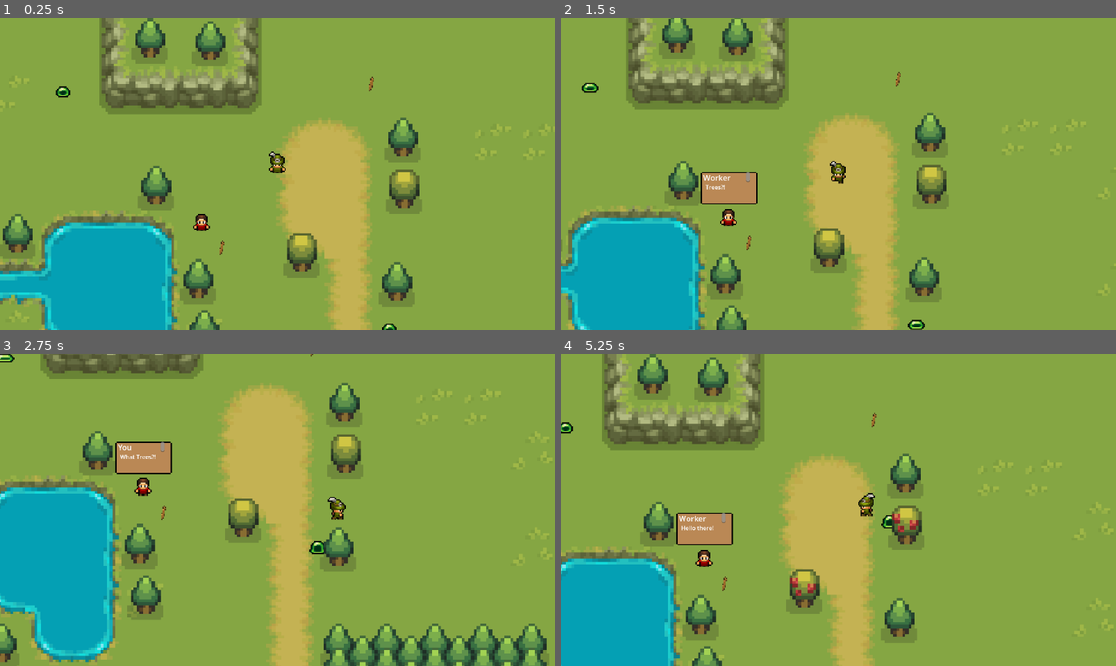
Above: before the commit, frames 1-4 (two rows, left to right).
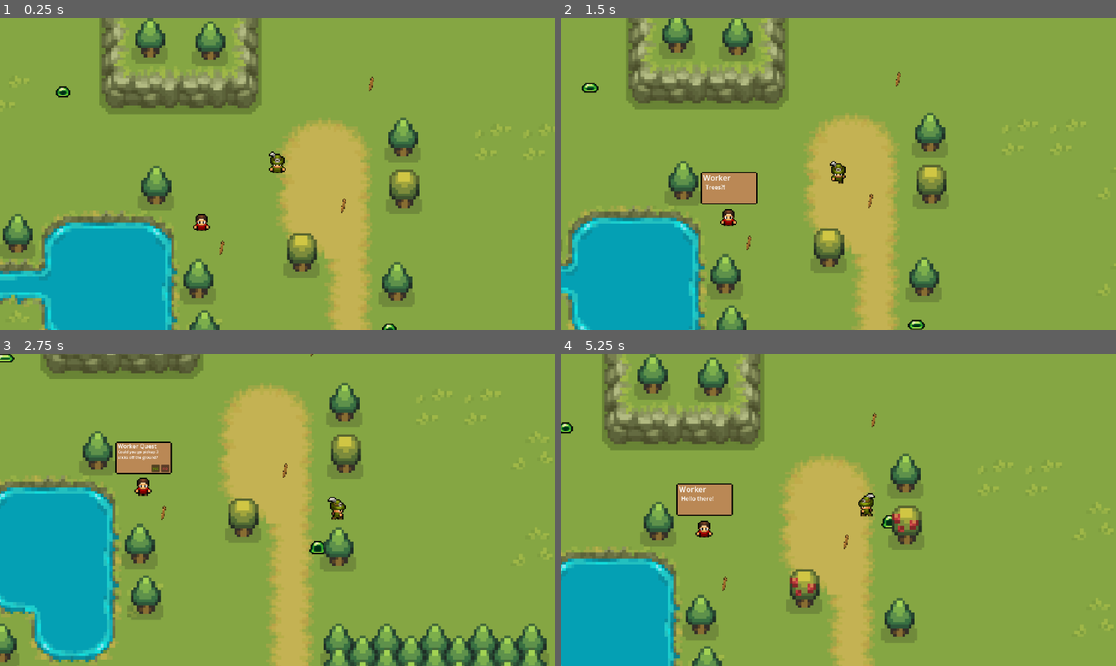
Above: after the commit, the same moments.

Repository: nezinauuu/wildlands
Game: Godot game, scene res://scene/world.tscn
The game is run twice, just before and just after one commit, with the same random seed, the same clock (stepped at 60 frames per second) and the same inputs. The project has no main scene, so this scene is started directly. The engine's default icon, where the game draws it, is replaced by a stand-in: a white triangle on a blue panel in a dark square.
Inputs (mouse positions are in pixels of both pictures, inside the frame that each line leads up to):
- Up to frame 1 (0.25 s): no input
- Up to frame 2 (1.5 s): tap Enter (ui_accept) at 0.5, 0.77, 1.25 s; move the mouse to (960, 158) at 0.52 s; hold D (right) 0.53-1.28 s; tap C (chat) at 0.6 s; tap E (e) at 0.8, 1.35 s; move the mouse to (727, 189) at 1.27 s; hold S (down) from 1.28 s (still down)
- Up to frame 3 (2.75 s): tap Enter (ui_accept) at 1.52 s; tap I (i) at 1.55, 2.1 s; move the mouse to (333, 441) at 2.02 s; release S (down) at 2.03 s; hold D (right) from 2.03 s (still down); tap Q (quest, bound only after the commit) at 2.3 s
- Up to frame 4 (5.25 s): release D (right) at 2.75 s; click (716, 469) at 2.75 s, where only the run after the commit has a clickable "yes"; move the mouse to (810, 572) at 3.52 s; hold W (up) 3.53-4.25 s; tap Q (quest, bound only after the commit) at 3.6 s; tap Enter (ui_accept) at 3.77 s; tap C (chat) at 3.8, 5.1 s; click (727, 538) at 4.25 s, where only the run after the commit has a clickable "no"; move the mouse to (1005, 556) at 5.02 s; hold A (left) from 5.03 s (still down)

The runs differ from the first frame. In frame 1, less than 0.1% of the frame differs, in the area x 61-63%, y 57-63%; in frame 2, less than 0.1%; in frame 3, 0.3%; in frame 4, 2.2%, in the area x 20-52%, y 41-69%.

Commit message:
11
Quests

Diff:
--- a/wildlands2/dialogue.tscn
+++ b/wildlands2/dialogue.tscn
@@ -26,7 +26,7 @@
 layout_mode = 0
 offset_left = 2.0
 offset_right = 99.0
-offset_bottom = 21.0
+offset_bottom = 25.0
 scale = Vector2(0.4, 0.4)
 text = "Name"
 
--- a/wildlands2/project.godot
+++ b/wildlands2/project.godot
@@ -60,6 +60,11 @@
 "events": [Object(InputEventKey,"resource_local_to_scene":false,"resource_name":"","device":-1,"window_id":0,"alt_press …(191 unchanged characters)…
 ]
 }
+quest={
+"deadzone": 0.5,
+"events": [Object(InputEventKey,"resource_local_to_scene":false,"resource_name":"","device":-1,"window_id":0,"alt_pressed":false,"shift_pressed":false,"ctrl_pressed":false,"meta_pressed":false,"pressed":false,"keycode":0,"physical_keycode":81,"key_label":0,"unicode":113,"location":0,"echo":false,"script":null)
+]
+}
 
 [rendering]
 
--- a/wildlands2/scene/npc.tscn
+++ b/wildlands2/scene/npc.tscn
@@ -1,8 +1,9 @@
-[gd_scene load_steps=25 format=3 uid="uid://bni28e3xb204y"]
+[gd_scene load_steps=26 format=3 uid="uid://bni28e3xb204y"]
 
 [ext_resource type="Texture2D" uid="uid://bvlksny08gctt" path="res://art/environment/Human-Worker-Red.png" id="1_55ckx"]
 [ext_resource type="Script" path="res://script/npc.gd" id="1_xqyyk"]
 [ext_resource type="PackedScene" uid="uid://c82qrq85q7j0t" path="res://dialogue.tscn" id="3_ejeeo"]
+[ext_resource type="PackedScene" uid="uid://lavsn0ig2ood" path="res://scene/npc_quest.tscn" id="4_ut2lw"]
 
 [sub_resource type="AtlasTexture" id="AtlasTexture_0noeb"]
 atlas = ExtResource("1_55ckx")
@@ -186,7 +187,10 @@
 
 [node name="Dialogue" parent="." instance=ExtResource("3_ejeeo")]
 
+[node name="npc_quest" parent="." instance=ExtResource("4_ut2lw")]
+
 [connection signal="body_entered" from="chat_detection_area" to="." method="_on_chat_detection_area_body_entered"]
 [connection signal="body_exited" from="chat_detection_area" to="." method="_on_chat_detection_area_body_exited"]
 [connection signal="timeout" from="Timer" to="." method="_on_timer_timeout"]
 [connection signal="dialogue_finished" from="Dialogue" to="." method="_on_dialogue_dialogue_finished"]
+[connection signal="quest_menu_closed" from="npc_quest" to="." method="_on_npc_quest_quest_menu_closed"]
--- /dev/null
+++ b/wildlands2/scene/npc_quest.tscn
@@ -0,0 +1,124 @@
+[gd_scene load_steps=3 format=3 uid="uid://lavsn0ig2ood"]
+
+[ext_resource type="Script" path="res://script/npc_quest.gd" id="1_oirng"]
+[ext_resource type="Texture2D" uid="uid://dgkrgy2jy1ul" path="res://art/inventory_art/inventory-slot.png" id="1_wdygp"]
+
+[node name="npc_quest" type="Control"]
+layout_mode = 3
+anchors_preset = 0
+offset_right = 40.0
+offset_bottom = 40.0
+script = ExtResource("1_oirng")
+
+[node name="quest1_ui" type="NinePatchRect" parent="."]
+visible = false
+layout_mode = 0
+offset_left = -23.0
+offset_top = -38.0
+offset_right = 24.0
+offset_bottom = -11.0
+texture = ExtResource("1_wdygp")
+patch_margin_left = 3
+patch_margin_top = 3
+patch_margin_right = 3
+patch_margin_bottom = 3
+
+[node name="Name" type="RichTextLabel" parent="quest1_ui"]
+layout_mode = 0
+offset_left = 2.0
+offset_right = 112.0
+offset_bottom = 25.0
+scale = Vector2(0.3, 0.3)
+text = "Worker Quest"
+
+[node name="Text" type="RichTextLabel" parent="quest1_ui"]
+layout_mode = 0
+offset_left = 2.0
+offset_top = 6.0
+offset_right = 217.0
+offset_bottom = 101.0
+scale = Vector2(0.2, 0.2)
+text = "Could you go pickup 3 sticks off the ground?"
+
+[node name="yesButton1" type="Button" parent="quest1_ui"]
+modulate = Color(0.46063, 0.67982, 5.77569e-07, 1)
+layout_mode = 0
+offset_left = 30.0
+offset_top = 19.0
+offset_right = 64.0
+offset_bottom = 50.0
+scale = Vector2(0.2, 0.2)
+text = "yes"
+
+[node name="noButton1" type="Button" parent="quest1_ui"]
+modulate = Color(1, 0.338827, 0.331081, 1)
+layout_mode = 0
+offset_left = 38.0
+offset_top = 19.0
+offset_right = 72.0
+offset_bottom = 50.0
+scale = Vector2(0.2, 0.2)
+text = "no"
+
+[node name="no_quest" type="NinePatchRect" parent="."]
+visible = false
+layout_mode = 0
+offset_left = -23.0
+offset_top = -38.0
+offset_right = 24.0
+offset_bottom = -11.0
+texture = ExtResource("1_wdygp")
+patch_margin_left = 3
+patch_margin_top = 3
+patch_margin_right = 3
+patch_margin_bottom = 3
+
+[node name="Name" type="RichTextLabel" parent="no_quest"]
+layout_mode = 0
+offset_left = 2.0
+offset_right = 112.0
+offset_bottom = 25.0
+scale = Vector2(0.3, 0.3)
+text = "Worker Quest"
+
+[node name="Text" type="RichTextLabel" parent="no_quest"]
+layout_mode = 0
+offset_left = 2.0
+offset_top = 6.0
+offset_right = 217.0
+offset_bottom = 101.0
+scale = Vector2(0.2, 0.2)
+text = "No current quest, please come back later!"
+
+[node name="finished_quest" type="NinePatchRect" parent="."]
+visible = false
+layout_mode = 0
+offset_left = -23.0
+offset_top = -38.0
+offset_right = 24.0
+offset_bottom = -11.0
+texture = ExtResource("1_wdygp")
+patch_margin_left = 3
+patch_margin_top = 3
+patch_margin_right = 3
+patch_margin_bottom = 3
+
+[node name="Name" type="RichTextLabel" parent="finished_quest"]
+layout_mode = 0
+offset_left = 2.0
+offset_right = 112.0
+offset_bottom = 25.0
+scale = Vector2(0.3, 0.3)
+text = "Worker Quest"
+
+[node name="Text" type="RichTextLabel" parent="finished_quest"]
+layout_mode = 0
+offset_left = 2.0
+offset_top = 6.0
+offset_right = 217.0
+offset_bottom = 101.0
+scale = Vector2(0.2, 0.2)
+text = "Goodjob! Thankyou!!"
+
+[connection signal="pressed" from="quest1_ui/yesButton1" to="." method="_on_yes_button_1_pressed"]
+[connection signal="pressed" from="quest1_ui/noButton1" to="." method="_on_no_button_1_pressed"]
--- a/wildlands2/scene/world.tscn
+++ b/wildlands2/scene/world.tscn
@@ -332,3 +332,8 @@
 
 [node name="npc" parent="." instance=ExtResource("10_04e1m")]
 position = Vector2(-62, 50)
+
+[node name="stick_collectable3" parent="." instance=ExtResource("7_dnwdb")]
+position = Vector2(56, 36)
+
+[connection signal="stick_collected" from="player" to="npc" method="_on_player_stick_collected"]
--- a/wildlands2/script/npc.gd
+++ b/wildlands2/script/npc.gd
@@ -50,6 +50,12 @@
 		is_roaming = false
 		is_chatting = true
 		$AnimatedSprite2D.play("idle")
+	if Input.is_action_just_pressed("quest"):
+		print("quest has started")
+		$npc_quest.next_quest();
+		is_roaming = false
+		is_chatting = true
+		$AnimatedSprite2D.play("idle")
 
 func choose(array):
 	array.shuffle()
@@ -81,3 +87,12 @@
 func _on_dialogue_dialogue_finished() -> void:
 	is_chatting = false
 	is_roaming = true
+
+
+func _on_npc_quest_quest_menu_closed() -> void:
+	is_chatting = false
+	is_roaming = true
+
+
+func _on_player_stick_collected() -> void:
+	$npc_quest.stick_collected()
--- /dev/null
+++ b/wildlands2/script/npc_quest.gd
@@ -0,0 +1,51 @@
+extends Control
+
+signal quest_menu_closed
+
+var quest1_active = false
+var quest1_completed = false
+var stick = 0
+
+func _process(delta: float) -> void:
+	if quest1_active:
+		if stick == 3:
+			print("quest 1 completed!")
+			quest1_active = false
+			quest1_completed = true
+			play_finish_quest_anim()
+	#if quest2_active:
+
+func quest1_chat():
+	$quest1_ui.visible = true
+
+func next_quest():
+	if !quest1_completed:
+		quest1_chat()
+	#elif !quest2:
+	else:
+		$no_quest.visible = true
+		await get_tree().create_timer(3).timeout
+		$no_quest.visible = false
+
+
+func _on_yes_button_1_pressed() -> void:
+	$quest1_ui.visible = false
+	quest1_active = true
+	stick = 0
+	emit_signal("quest_menu_closed")
+
+
+func _on_no_button_1_pressed() -> void:
+	$quest1_ui.visible = false
+	quest1_active = false
+	emit_signal("quest_menu_closed")
+
+func stick_collected():
+	stick += 1
+	print("stick for quest")
+
+
+func play_finish_quest_anim():
+	$finished_quest.visible = true
+	await get_tree().create_timer(3).timeout
+	$finished_quest.visible = false
--- a/wildlands2/script/player.gd
+++ b/wildlands2/script/player.gd
@@ -1,4 +1,8 @@
 extends CharacterBody2D
+
+signal stick_collected
+signal apple_collected
+signal slime_collected
 
 var speed = 100
 
@@ -99,3 +103,10 @@
 
 func collect(item):
 	inv.insert(item)
+	print(item)
+	if str(item) == "<Resource#-9223372001119304318>": #stick
+		emit_signal("stick_collected")
+	if str(item) == "<Resource#-9223372002260155018>": #stick
+		emit_signal("stick_collected")
+	if str(item) == "<Resource#-9223372000263666293>": #stick
+		emit_signal("stick_collected")
